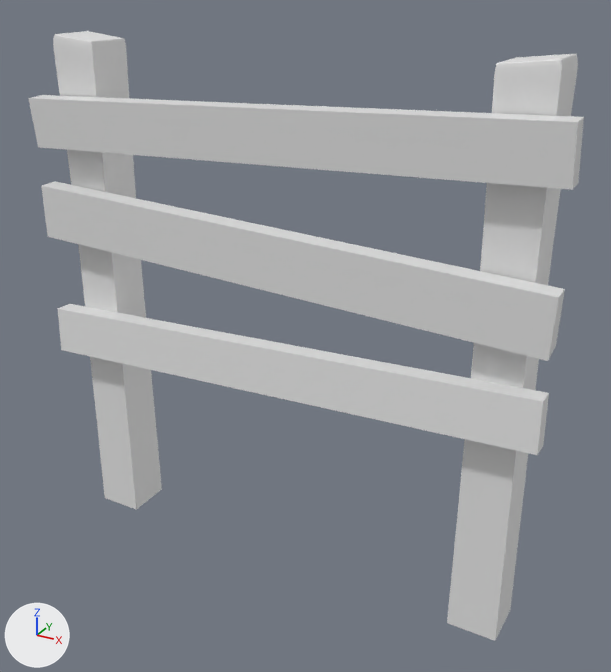
Two versions of the Blender file wooden-fence.blend, one commit apart.
The view is the same before and after, from a 50 mm lens placed at (1.6, -2.62, 2.16), pointed at (0.08, 0.14, 0.78). The axes (+X, +Y, +Z) are drawn at lower left. The lights are the same throughout.

Names of what the first picture shows: 'Fence', 'Post', 'Post.001'.
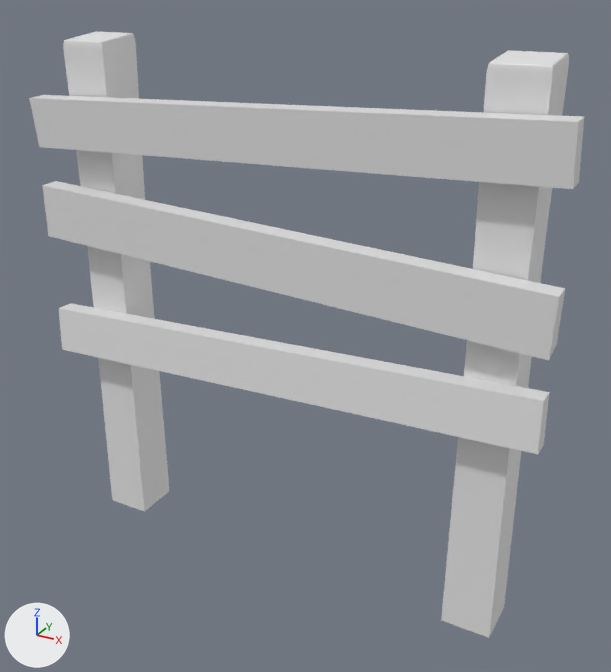
Commit message: flipped posts around

The change, as a diff of the scene's bpy script:
```diff
--- a/wooden-fence.blend.py
+++ b/wooden-fence.blend.py
@@ ob_fence @@
 ob_fence = bpy.data.objects.new('Fence', me_cube)
-ob_fence.location = (0.0, 0.0, 0.771)
+ob_fence.location = (0.0, 0.006, 0.771)
 ob_fence.rotation_euler = (0.0, -0.00301, 0.0)  # degrees (0, -0.2, 0)
@@ ob_post @@
 ob_post = bpy.data.objects.new('Post', me_cube_001)
-ob_post.location = (-0.914, 0.179, 0.525)
+ob_post.location = (-0.833, 0.148, 0.525)
+ob_post.rotation_euler = (0.0, 0.0, 4.712)  # degrees (0, 0, 270)
 ob_post.scale = (0.0661, 0.0661, 0.476)
@@ ob_post_001 @@
 ob_post_001 = bpy.data.objects.new('Post.001', me_cube_002)
-ob_post_001.location = (0.905, 0.104, 0.525)
-ob_post_001.rotation_euler = (0.0, 0.0, -3.154)  # degrees (0, 0, -181)
+ob_post_001.location = (0.915, 0.144, 0.525)
+ob_post_001.rotation_euler = (0.0, 0.0, -1.571)  # degrees (0, 0, -90)
 ob_post_001.scale = (0.0661, 0.0661, 0.476)
```

Where the change shows, as pixel boxes [x1, y1, x2, y2] in the pictures (611 x 672 px):
'Fence', moved: before [28, 95, 584, 455]; after [29, 95, 584, 454]
'Post.001', moved, turned: before [447, 54, 578, 641]; after [441, 50, 569, 638]
'Post', moved, turned: before [53, 31, 162, 510]; after [63, 31, 170, 512]
